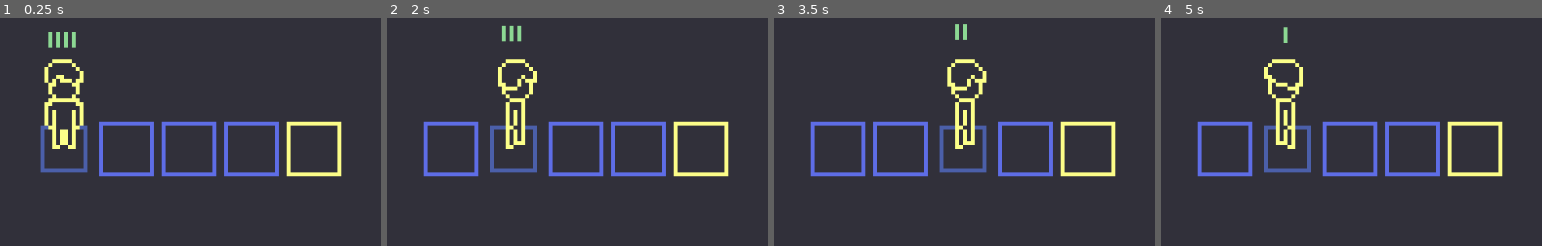
Above: before the commit, frames 1-4 (left to right).
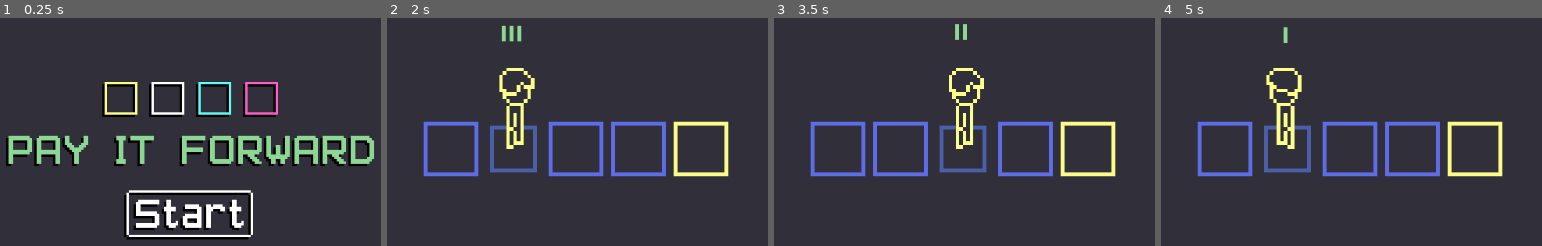
Above: after the commit, the same moments.

Repository: kylesmartin/PayItForward
Game: Godot game, scene res://Scenes/Menu.tscn
Two runs of this game, one before a commit and one after it. Both use one fixed random seed, a clock stepped at 60 frames per second and the inputs below. Before the commit the project starts from res://Scenes/Levels/Level1.tscn.
Inputs (mouse positions are in pixels of both pictures, inside the frame that each line leads up to):
- Up to frame 1 (0.25 s): no input
- Up to frame 2 (2 s): click (577, 214) at 0.52 s; move the mouse to (752, 125) at 1.27 s; hold D (move_right) from 1.28 s (still down); tap E (interact) at 1.35 s
- Up to frame 3 (3.5 s): move the mouse to (804, 173) at 2.02 s; release D (move_right) at 2.03 s; hold S (move_down) 2.03-2.78 s; tap Space (space) at 2.1 s; move the mouse to (1044, 45) at 2.77 s; hold D (move_right) from 2.78 s (still down); tap E (interact) at 2.85 s
- Up to frame 4 (5 s): move the mouse to (1309, 243) at 3.52 s; release D (move_right) at 3.53 s; hold W (move_up) 3.53-4.28 s; tap Space (space) at 3.6 s; move the mouse to (outside the picture) at 4.27 s; hold A (move_left) from 4.28 s (still down); tap E (interact) at 4.35 s

The runs differ from the first frame. In frame 1, 20% of the frame differs, in the area x 1-99%, y 6-98%; in frame 2, 1.4%; in frame 3, 1.2%; in frame 4, 1.4%.

Commit message:
Add sound effects, menu, visual improvements

Diff:
--- /dev/null
+++ b/PayItForward/Scenes/BackgroundMusic.tscn
@@ -0,0 +1,7 @@
+[gd_scene load_steps=2 format=2]
+
+[ext_resource path="res://Sound/AnalogNostalgia.ogg" type="AudioStream" id=1]
+
+[node name="AudioStreamPlayer2D" type="AudioStreamPlayer2D"]
+stream = ExtResource( 1 )
+autoplay = true
--- /dev/null
+++ b/PayItForward/Scenes/BackgroundMusicV2.tscn
@@ -0,0 +1,8 @@
+[gd_scene load_steps=2 format=2]
+
+[ext_resource path="res://Sound/AnalogNostalgia.ogg" type="AudioStream" id=1]
+
+[node name="AudioStreamPlayer" type="AudioStreamPlayer"]
+stream = ExtResource( 1 )
+volume_db = -5.0
+autoplay = true
--- a/PayItForward/Scenes/GridTile.tscn
+++ b/PayItForward/Scenes/GridTile.tscn
@@ -1,11 +1,13 @@
-[gd_scene load_steps=20 format=2]
+[gd_scene load_steps=22 format=2]
 
 [ext_resource path="res://Sprites/grid_tile-Sheet.png" type="Texture" id=1]
 [ext_resource path="res://Scripts/grid_tile.gd" type="Script" id=2]
 [ext_resource path="res://Scripts/tax.gd" type="Script" id=3]
 [ext_resource path="res://Scripts/state_machine.gd" type="Script" id=4]
+[ext_resource path="res://Sound/Release.wav" type="AudioStream" id=5]
 [ext_resource path="res://Sprites/tax-Sheet.png" type="Texture" id=6]
 [ext_resource path="res://Scripts/simple_state.gd" type="Script" id=7]
+[ext_resource path="res://Sound/Press.wav" type="AudioStream" id=8]
 
 [sub_resource type="AtlasTexture" id=1]
 atlas = ExtResource( 1 )
@@ -149,3 +151,10 @@
 script = ExtResource( 7 )
 animated_sprite_path = NodePath("../../TaxSprite")
 animation_name = "tax_0"
+
+[node name="Release" type="AudioStreamPlayer2D" parent="."]
+stream = ExtResource( 5 )
+
+[node name="Press" type="AudioStreamPlayer2D" parent="."]
+stream = ExtResource( 8 )
+volume_db = -2.0
--- /dev/null
+++ b/PayItForward/Scenes/Menu.gd
@@ -0,0 +1,24 @@
+extends Control
+
+
+# Declare member variables here. Examples:
+# var a = 2
+# var b = "text"
+
+
+# Called when the node enters the scene tree for the first time.
+func _ready():
+	pass # Replace with function body.
+
+
+# Called every frame. 'delta' is the elapsed time since the previous frame.
+#func _process(delta):
+#	pass
+
+
+func _on_TextureButton_pressed():
+	get_tree().change_scene("res://Scenes/Levels/Level1.tscn")
+
+
+func _on_TextureButton_mouse_entered():
+	pass # Replace with function body.
--- /dev/null
+++ b/PayItForward/Scenes/Menu.tscn
@@ -0,0 +1,59 @@
+[gd_scene load_steps=8 format=2]
+
+[ext_resource path="res://Sprites/Title.png" type="Texture" id=1]
+[ext_resource path="res://Sprites/TitleButtonNormal.png" type="Texture" id=2]
+[ext_resource path="res://Sprites/TitleButtonHover.png" type="Texture" id=3]
+[ext_resource path="res://Sprites/TitleButtonPressed.png" type="Texture" id=4]
+[ext_resource path="res://Scenes/Menu.gd" type="Script" id=5]
+
+[sub_resource type="Shader" id=1]
+code = "shader_type canvas_item;
+
+void vertex() {
+  VERTEX += vec2(0, sin(4.0*TIME)*2.0);
+}"
+
+[sub_resource type="ShaderMaterial" id=2]
+shader = SubResource( 1 )
+
+[node name="Menu" type="Control"]
+anchor_right = 1.0
+anchor_bottom = 1.0
+script = ExtResource( 5 )
+
+[node name="VBoxContainer" type="VBoxContainer" parent="."]
+anchor_left = 0.5
+anchor_top = 0.5
+anchor_right = 0.5
+anchor_bottom = 0.5
+margin_left = -218.0
+margin_top = -116.0
+margin_right = 218.0
+margin_bottom = 116.0
+grow_horizontal = 2
+grow_vertical = 2
+
+[node name="TextureRect" type="TextureRect" parent="VBoxContainer"]
+material = SubResource( 2 )
+margin_right = 528.0
+margin_bottom = 165.0
+grow_horizontal = 2
+grow_vertical = 2
+size_flags_horizontal = 15
+size_flags_vertical = 15
+texture = ExtResource( 1 )
+stretch_mode = 4
+
+[node name="TextureButton" type="TextureButton" parent="VBoxContainer"]
+margin_left = 181.0
+margin_top = 169.0
+margin_right = 346.0
+margin_bottom = 232.0
+size_flags_horizontal = 4
+size_flags_vertical = 0
+texture_normal = ExtResource( 2 )
+texture_pressed = ExtResource( 4 )
+texture_hover = ExtResource( 3 )
+
+[connection signal="mouse_entered" from="VBoxContainer/TextureButton" to="." method="_on_TextureButton_mouse_entered"]
+[connection signal="pressed" from="VBoxContainer/TextureButton" to="." method="_on_TextureButton_pressed"]
--- a/PayItForward/Scenes/Player.tscn
+++ b/PayItForward/Scenes/Player.tscn
@@ -9,6 +9,8 @@
 [ext_resource path="res://Scripts/simple_state.gd" type="Script" id=7]
 [ext_resource path="res://Scripts/Player/States/walk.gd" type="Script" id=8]
 [ext_resource path="res://Scripts/Player/player_sprite.gd" type="Script" id=9]
+[ext_resource path="res://Sound/GiveFunds.wav" type="AudioStream" id=10]
+[ext_resource path="res://Sound/Finish.wav" type="AudioStream" id=11]
 
 [sub_resource type="Shader" id=48]
 code = "shader_type canvas_item;
@@ -27,8 +29,6 @@
 		COLOR.b = b;
 	}
 }
-
-void vertex() { }
 "
 
 [sub_resource type="ShaderMaterial" id=49]
@@ -356,6 +356,7 @@
 playing = true
 script = ExtResource( 9 )
 player_path = NodePath("..")
+balance_sprite_path = NodePath("../BalanceSprite")
 
 [node name="StateMachine" type="Node2D" parent="."]
 script = ExtResource( 6 )
@@ -439,3 +440,9 @@
 script = ExtResource( 7 )
 animated_sprite_path = NodePath("../../BalanceSprite")
 animation_name = "10"
+
+[node name="GiveCoin" type="AudioStreamPlayer" parent="."]
+stream = ExtResource( 10 )
+
+[node name="Finish" type="AudioStreamPlayer" parent="."]
+stream = ExtResource( 11 )
--- a/PayItForward/Scripts/Player/States/idle.gd
+++ b/PayItForward/Scripts/Player/States/idle.gd
@@ -2,6 +2,7 @@
 
 # the animated player sprite
 export var animated_sprite_path = NodePath()
+onready var animated_sprite_node: Node = get_node(animated_sprite_path)
 onready var animated_sprite: AnimatedSprite = get_node(animated_sprite_path) as AnimatedSprite
 
 # the player component associated with this state
@@ -14,6 +15,12 @@
 
 # Upon entering the state, we set the animation state to idle with a given direction
 func enter(_msg := {}) -> void:
+	# player sprite should be 90% size while idle on id-less tile
+	if player.current_tile == null or player.current_tile.player_id == 0:
+		animated_sprite_node.scale.x = 0.9
+		animated_sprite_node.scale.y = 0.9
+		animated_sprite_node.position.y = -14.5
+
 	# if no message provided, default to forward
 	if !_msg.has("direction"):
 		print("No direction provided to idle state, defaulting to forward")
@@ -30,7 +37,7 @@
 
 func update(delta: float) -> void:
 	# return if the state or player is inactive
-	if !is_active or !player.is_active:
+	if !is_active or !player.is_active or player.failed:
 		return
 
 	# retrieve funds from atm
--- a/PayItForward/Scripts/Player/States/walk.gd
+++ b/PayItForward/Scripts/Player/States/walk.gd
@@ -5,6 +5,7 @@
 
 # the animated sprite attached to this state
 export var animated_sprite_path = NodePath()
+onready var animated_sprite_node: Node = get_node(animated_sprite_path)
 onready var animated_sprite: AnimatedSprite = get_node(animated_sprite_path)
 
 # the player that owns this walk state
@@ -26,6 +27,11 @@
 
 # upon entering the state, we set the animation state to walk with a given direction
 func enter(_msg := {}) -> void:
+	# player sprite should be full size while walking
+	animated_sprite_node.scale.x = 1.0
+	animated_sprite_node.scale.y = 1.0
+	animated_sprite_node.position.y = -16
+	# set is_idle to false
 	player.is_idle = false
 	# get next tile
 	direction = _msg["direction"]
--- a/PayItForward/Scripts/Player/balance.gd
+++ b/PayItForward/Scripts/Player/balance.gd
@@ -13,7 +13,6 @@
 	state_machine.transition_to(str(player.balance), {})
 
 	if player.is_active:
-		print("player %d is active" % player.id)
 		self.material.set_shader_param("selected", true)
 		self.material.set_shader_param("r", 0.55)
 		self.material.set_shader_param("g", 0.85)
--- a/PayItForward/Scripts/Player/player.gd
+++ b/PayItForward/Scripts/Player/player.gd
@@ -19,6 +19,23 @@
 # the walk node
 onready var walk = get_node("StateMachine/Walk")
 
+var is_finished = false
+
+var failed = false
+
+signal out_of_funds()
+
+func finish():
+	is_active = false
+	is_finished = true
+	$Finish.play()
+	current_tile.occupant = null
+
+
+func _process(delta):
+	if balance == 0 && is_idle && !is_finished:
+		emit_signal("out_of_funds")
+
 
 # sets the current tile and occupies it
 func set_current_tile(new_tile: GridTile) -> void:
@@ -38,6 +55,7 @@
 		# transfer funds
 		transfer_funds(recipient, 1)
 		print("Player %d gave one dollar" % id)
+		$GiveCoin.play()
 		return true
 
 	return false
@@ -45,7 +63,7 @@
 
 # checks if player is able to move in given direction (neighbor must exist and be unoccupied)
 func check_move(direction: String) -> bool:
-	if !is_active:
+	if !is_active or failed:
 		return false
 	var neighbor_to_check: GridTile = current_tile.get_neighbor_from_direction(direction)
 	return neighbor_to_check != null && neighbor_to_check.occupant == null
--- a/PayItForward/Scripts/Player/player_sprite.gd
+++ b/PayItForward/Scripts/Player/player_sprite.gd
@@ -3,6 +3,11 @@
 
 export var player_path = NodePath()
 onready var player: Player = get_node(player_path)
+
+export var balance_sprite_path = NodePath()
+onready var balance_sprite: CanvasItem = get_node(balance_sprite_path)
+
+var above_threshold = false
 
 
 # Called every frame. 'delta' is the elapsed time since the previous frame.
@@ -23,3 +28,12 @@
 		self.material.set_shader_param("r", 1)
 		self.material.set_shader_param("g", 0.36)
 		self.material.set_shader_param("b", 0.8)
+
+	if player.is_finished and not above_threshold:
+		balance_sprite.hide()
+		position -= Vector2(0, 200 * delta)
+		if position.y < -200:
+			above_threshold = true
+
+	if player.failed:
+		balance_sprite.hide()
--- a/PayItForward/Scripts/grid_tile.gd
+++ b/PayItForward/Scripts/grid_tile.gd
@@ -35,7 +35,9 @@
 
 func _process(delta: float) -> void:
 	if occupant_leaving && player_id == 0:
+		$Release.play()
 		tile_state_machine.transition_to("Open")
+		occupant_leaving = false
 
 
 # given a grid, finds neighbors
@@ -82,6 +84,8 @@
 func handle_current_move(current_move: int) -> void:
 	# set pressed state
 	if occupant != null && !is_atm && player_id == 0:
+		if current_move > 0 and tile_state_machine.current_state_name == "Open":
+			$Press.play()
 		tile_state_machine.transition_to("Pressed")
 	elif player_id == 0:
 		tile_state_machine.transition_to("Open")
--- a/PayItForward/Scripts/level_manager.gd
+++ b/PayItForward/Scripts/level_manager.gd
@@ -25,6 +25,7 @@
 	for player in players:
 		player.idle.connect("player_finished", self, "_on_player_finished")
 		player.walk.connect("move_completed", self, "increment_move")
+		player.connect("out_of_funds", self, "reset_level")
 
 
 func _process(delta: float) -> void:
@@ -46,6 +47,24 @@
 	current_player.is_active = true
 
 
+func reset_level():
+	for player in players:
+		if player == null:
+			continue
+		player.is_active = false
+		player.failed = true
+	yield(get_tree().create_timer(2.0), "timeout")
+	get_tree().change_scene("res://Scenes/Levels/Level%d.tscn" % level_id)
+
+
+func to_next_level():
+	yield(get_tree().create_timer(1.0), "timeout")
+	if level_id == 12:
+		get_tree().change_scene("res://Scenes/Menu.tscn")
+	else:
+		get_tree().change_scene("res://Scenes/Levels/Level%d.tscn" % (level_id + 1))
+
+
 # runs when a player finishes the level
 func _on_player_finished():
 	# increment finished players
@@ -53,12 +72,12 @@
 	finished_players += 1
 	# set current player to finished
 	var finished_player: Player = players[current_index] as Player
-	finished_player.is_active = false
+	finished_player.finish()
 	players[current_index] = null
 	# check for level complete condition
 	if finished_players == len(players):
 		print("Level completed! Switching to next level (TODO)")
-		get_tree().change_scene("res://Scenes/Levels/Level%d.tscn" % (level_id + 1))
+		to_next_level()
 		return
 	# go to next player
 	loop_increment()
--- a/PayItForward/Scripts/state_machine.gd
+++ b/PayItForward/Scripts/state_machine.gd
@@ -11,6 +11,8 @@
 
 # The current active state. At the start of the game, we get the `initial_state`.
 onready var state: State = get_node(initial_state)
+
+var current_state_name: String
 
 
 func _ready() -> void:
@@ -49,5 +51,6 @@
 	state.is_active = false
 	state = get_node(target_state_name)
 	state.enter(msg)
+	current_state_name = target_state_name
 	state.is_active = true
 	emit_signal("transitioned", state.name)
--- a/PayItForward/project.godot
+++ b/PayItForward/project.godot
@@ -69,8 +69,12 @@
 [application]
 
 config/name="PayItForward"
-run/main_scene="res://Scenes/Levels/Level1.tscn"
+run/main_scene="res://Scenes/Menu.tscn"
 config/icon="res://icon.png"
+
+[autoload]
+
+BackgroundMusicV2="*res://Scenes/BackgroundMusicV2.tscn"
 
 [gui]
 
Not shown: 1 places in PayItForward/Scenes/Player.tscn that only renumber resources
Not shown, added: PayItForward/Sound/AnalogNostalgia.ogg.import
Not shown, added: PayItForward/Sound/Finish.wav.import
Not shown, added: PayItForward/Sound/GiveFunds.wav.import
Not shown, added: PayItForward/Sound/Press.wav.import
Not shown, added: PayItForward/Sound/Release.wav.import
Binary file added: PayItForward/Sprites/Title.aseprite
Binary file added: PayItForward/Sprites/Title.png
Not shown, added: PayItForward/Sprites/Title.png.import
Binary file added: PayItForward/Sprites/TitleButton-Sheet.png
Not shown, added: PayItForward/Sprites/TitleButton-Sheet.png.import
Binary file added: PayItForward/Sprites/TitleButton.aseprite
(and 11 more such lines)
